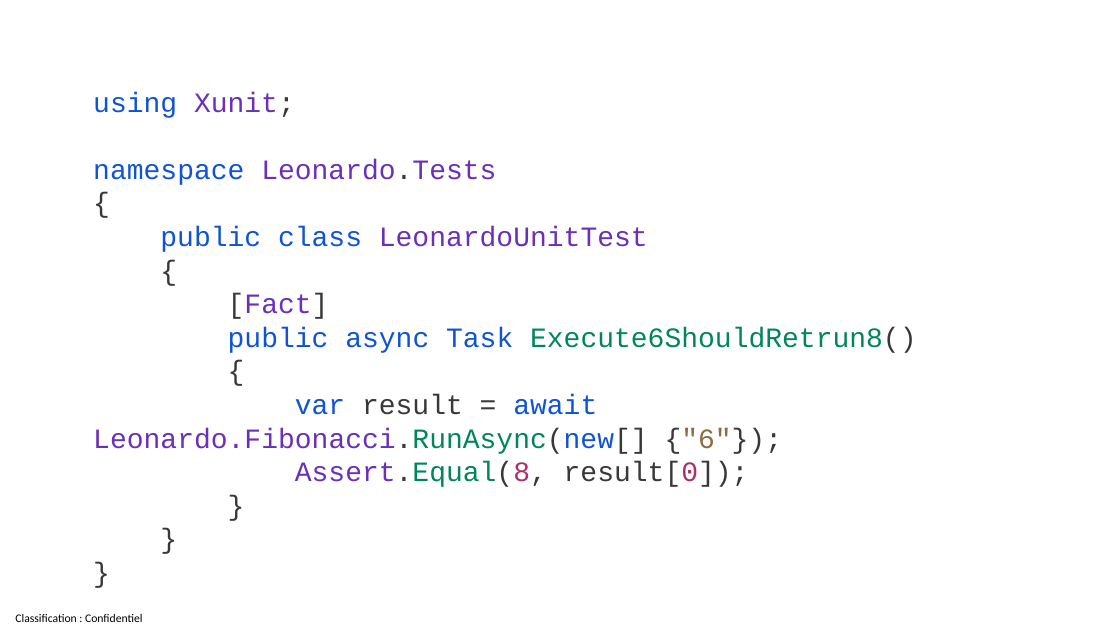
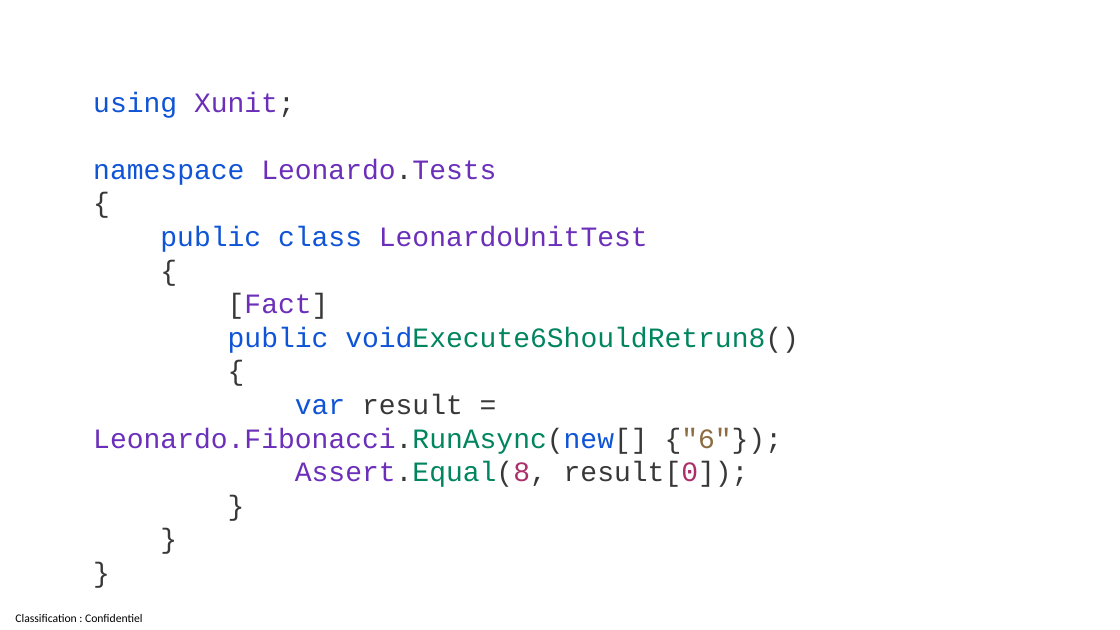
Before and after one commit to guillaume-chervet/course.dotnet, a slide deck: slide 99 of documentations/dotnet6.pptx. Drawn at 1120x630 pixels with LibreOffice and Linux fonts; fonts in the diff are those of the drawing. Boxes give left, top, right and bottom in pixels: in the first picture for what was removed or moved away, otherwise in the second. Text is boxed around its words. In the diff, an @@ line names an element or a change of style, - is before the commit and + after.

Commit message:
update

```diff
--- a/documentations/dotnet6.pptx
+++ b/documentations/dotnet6.pptx
@@ text at <box>93,92,799,487</box>: text changed @@
-using Xunit;
-namespace Leonardo.Tests
-{
-public class LeonardoUnitTest
-{
-[Fact]
-public async Task Execute6ShouldRetrun8()
-{
-var result = await Leonardo.Fibonacci.RunAsync(new[] {"6"});
-Assert.Equal(8, result[0]);
-}
-}
-}
+using Xunit;
+namespace Leonardo.Tests
+{
+public class LeonardoUnitTest
+{
+[Fact]
+public voidExecute6ShouldRetrun8()
+{
+var result = Leonardo.Fibonacci.RunAsync(new[] {"6"});
+Assert.Equal(8, result[0]);
+}
+}
+}
```
Also in this commit, not shown: 1 other slide changed.
